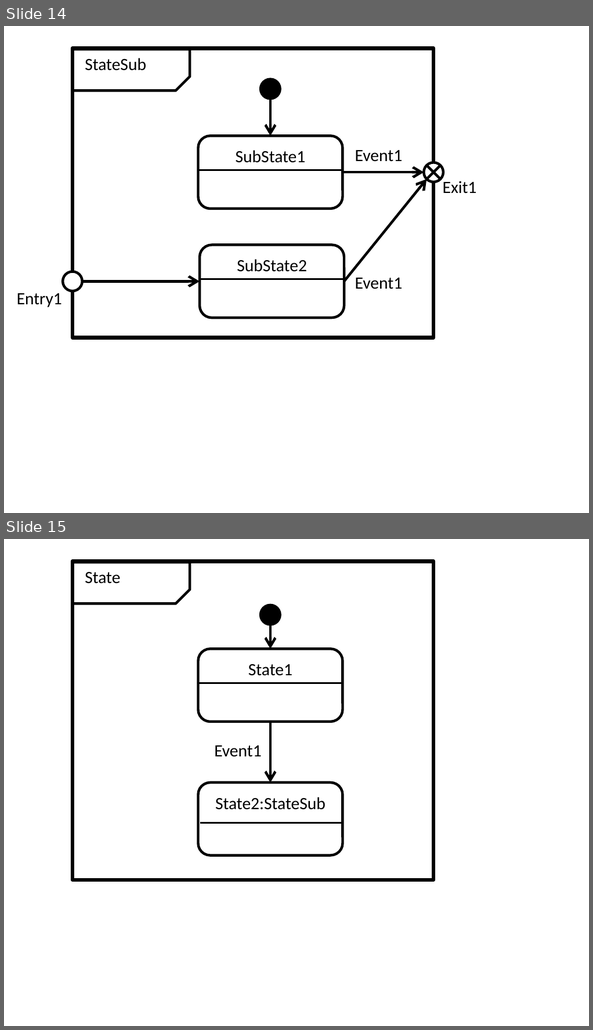
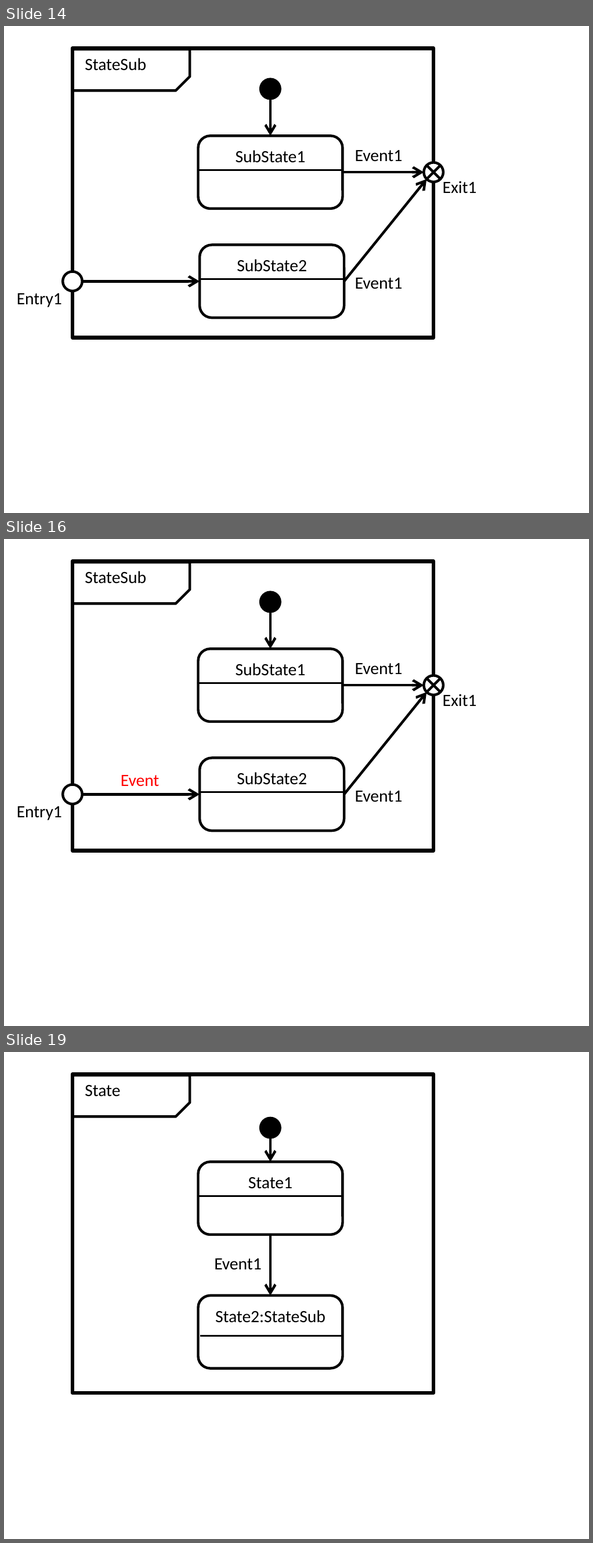
Before and after one commit to redboltz/cpp_sample, a slide deck: boost_training/msm/fig.pptx. Shown one above the other, each under a label of ours: slides 14 and 15 before the commit, slides 14, 16 and 19 after it; the slides between them are not shown. The pictures are 593x1030 and 593x1543 pixels, drawn with LibreOffice and Linux fonts; fonts in the diff are those of the drawing. Boxes give left, top, right and bottom in pixels: in the first picture for what was removed or moved away, otherwise in the second. Text is boxed around its words. In the diff, an @@ line names an element or a change of style, - is before the commit and + after.

```diff
--- a/boost_training/msm/fig.pptx
+++ b/boost_training/msm/fig.pptx
@@ slide 16 added at bbox=[4, 539, 589, 1026], background #FFFFFF @@
@@ rectangle added at bbox=[72, 561, 433, 850], outline #000000 2.25 pt @@
@@ snip rect added at bbox=[72, 562, 190, 603], outline #000000 1.5 pt @@
@@ text added at bbox=[85, 571, 146, 584], 10 pt, text #000000 @@
+StateSub
@@ ellipse added at bbox=[260, 592, 280, 612], fill #000000, outline #000000 1.5 pt @@
@@ arrow added from (270, 612) to (270, 649), #000000 1.5 pt @@
@@ rounded rectangle added at bbox=[198, 649, 343, 722], outline #000000 1.5 pt, 10 pt, text #000000 @@
+SubState1
@@ text added at bbox=[355, 663, 402, 675], 10 pt, text #000000 @@
+Event1
@@ ellipse added at bbox=[423, 675, 443, 695], fill #FFFFFF, outline #000000 1.5 pt @@
@@ line added from (198, 683) to (342, 683), #000000 1 pt @@
@@ arrow added from (343, 685) to (423, 685), #000000 1.5 pt @@
@@ arrow added from (344, 794) to (426, 692), #000000 1.5 pt @@
@@ line added from (426, 679) to (440, 692), #000000 1.5 pt @@
@@ line added from (440, 679) to (426, 692), #000000 1.5 pt @@
@@ text added at bbox=[442, 694, 477, 707], 10 pt, text #000000 @@
+Exit1
@@ rounded rectangle added at bbox=[199, 758, 344, 831], outline #000000 1.5 pt, 10 pt, text #000000 @@
+SubState2
@@ text added at bbox=[121, 775, 159, 787], 10 pt, text #FF0000 @@
+Event
@@ ellipse added at bbox=[62, 785, 82, 805], fill #FFFFFF, outline #000000 1.5 pt @@
@@ arrow added from (82, 794) to (199, 794), #000000 1.5 pt @@
@@ line added from (201, 792) to (343, 792), #000000 1 pt @@
@@ text added at bbox=[355, 791, 402, 802], 10 pt, text #000000 @@
+Event1
@@ text added at bbox=[17, 806, 62, 820], 10 pt, text #000000 @@
+Entry1
@@ what was slide 15 is now slide 19 @@
```
Also in this commit, not shown: 3 other slides added, 3 other files.
